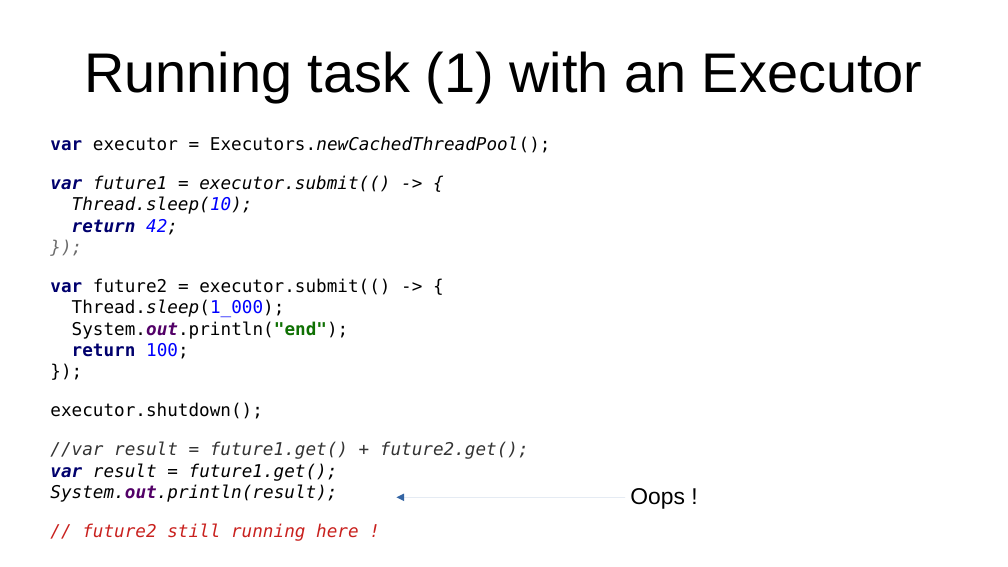
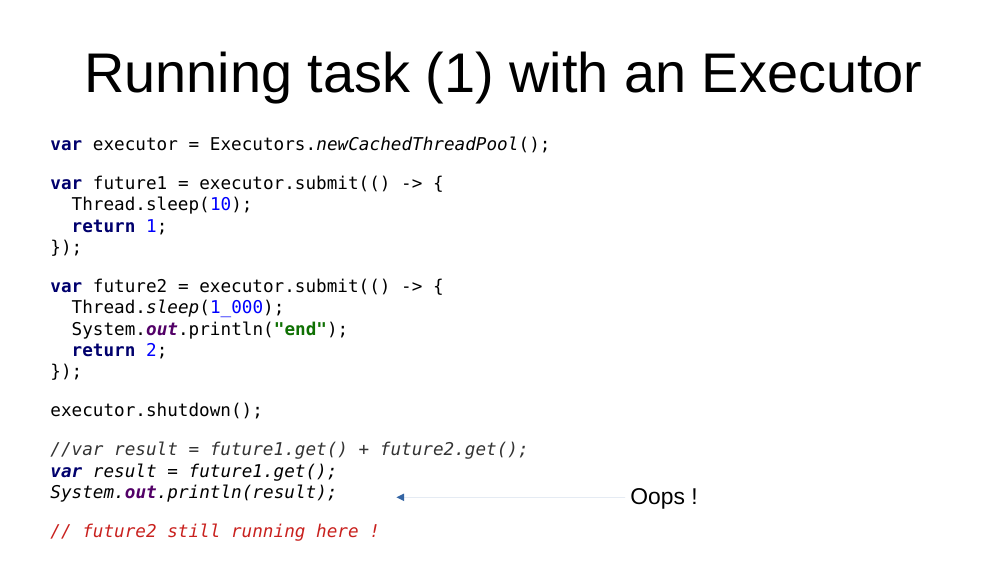
Before and after one commit to forax/loom-fiber, a slide deck: slide 44 of loom is looming.odp. Drawn at 1008x567 pixels with LibreOffice and Linux fonts; fonts in the diff are those of the drawing. Boxes give left, top, right and bottom in pixels: in the first picture for what was removed or moved away, otherwise in the second. Text is boxed around its words. In the diff, an @@ line names an element or a change of style, - is before the commit and + after.

Commit message:
task 1 and 2 should returns 1 and 2, do a pass over the whole presentation

```diff
--- a/loom is looming.odp
+++ b/loom is looming.odp
@@ text at [50, 175, 390, 359]: text changed @@
-var future1 = executor.submit(() -> {
-Thread.sleep(10);
-return 42;
-});
-var future2 = executor.submit(() -> {
-Thread.sleep(1_000);
-System.out.println("end");
-return 100;
-});
+var future1 = executor.submit(() -> {
+Thread.sleep(10);
+return 1;
+});
+var future2 = executor.submit(() -> {
+Thread.sleep(1_000);
+System.out.println("end");
+return 2;
+});
```
Also in this commit, not shown: 17 other slides changed, 4 other files.
